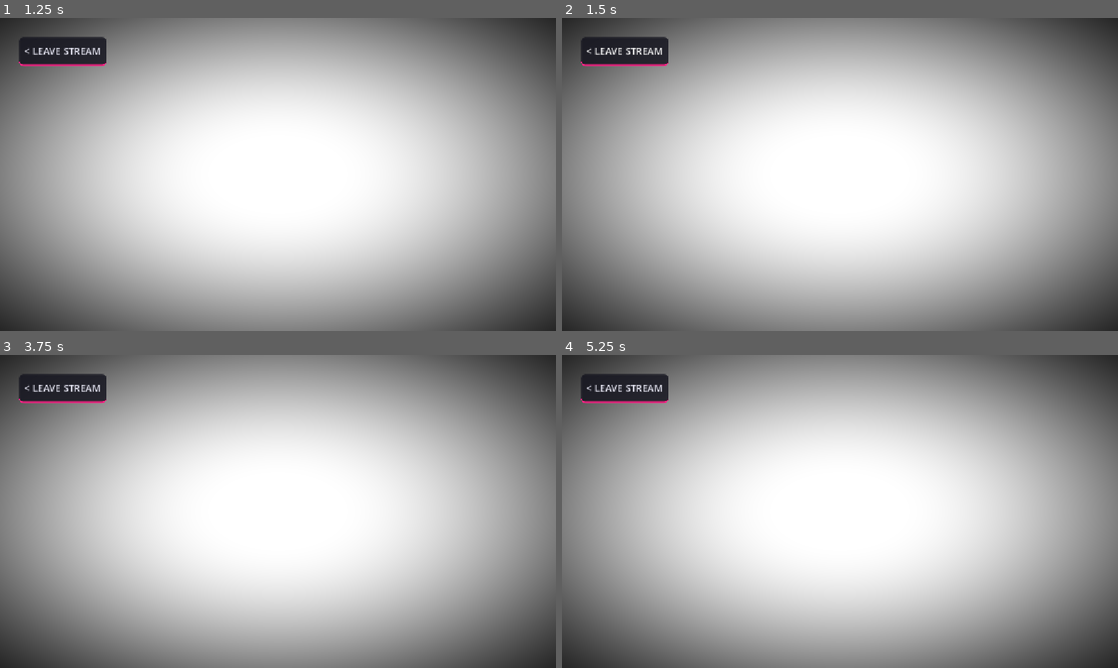
Above: before the commit, frames 1-4 (two rows, left to right).
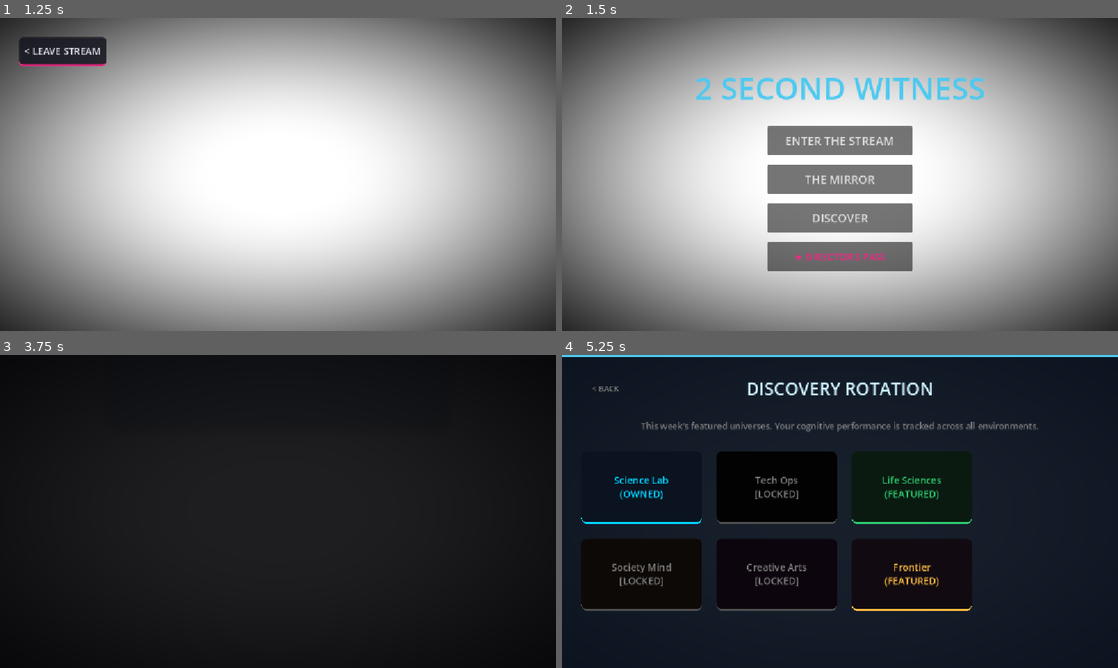
Above: after the commit, the same moments.

Repository: ITTYBITTYBITES/2-second-witness-mobile
Game: Godot game, scene res://MainShell.tscn
Two runs of this game, one before a commit and one after it. Both use one fixed random seed, a clock stepped at 60 frames per second and the inputs below.
Inputs (mouse positions are in pixels of both pictures, inside the frame that each line leads up to):
- Up to frame 1 (1.25 s): click "ENTER THE STREAM" at 0.5 s
- Up to frame 2 (1.5 s): click "< LEAVE STREAM" at 1.25 s
- Up to frame 3 (3.75 s): click (278, 477) at 2 s, where only the run after the commit has a clickable "ENTER THE STREAM"; click "< LEAVE STREAM" at 2.75 s; click (278, 517) at 3.5 s, where only the run after the commit has a clickable "THE MIRROR"
- Up to frame 4 (5.25 s): click (623, 389) at 4.25 s, where only the run before the commit has a clickable "< LEAVE STREAM"; click (840, 555) at 5 s, where only the run after the commit has a clickable "DISCOVER"

Frame 1 is identical in both runs. In frame 2, 13% of the frame differs, in the area x 3-76%, y 6-81%; in frame 3, 99%, in the area x 0-100%, y 0-100%; in frame 4, 99%.
Error before the commit: Invalid type in function 'pop_all_modals' in base 'Node (ModalWindowManager.gd)'. The Object-derived class of argument 1 (previously freed) is not a subclass o…

Commit message:
fix: resolve fatal runtime exception in NavigationRouter by wrapping active_landing_screen in is_instance_valid before passing to ModalWindowManager, preventing strict type casting failures on previously freed objects

Diff:
--- a/app/scripts/NavigationRouter.gd
+++ b/app/scripts/NavigationRouter.gd
@@ -15,7 +15,7 @@
 		return
 
 func show_landing_screen():
-	if ModalWindowManager: ModalWindowManager.pop_all_modals(active_landing_screen)
+	if ModalWindowManager: ModalWindowManager.pop_all_modals(active_landing_screen if is_instance_valid(active_landing_screen) else null)
 	if active_secondary_screen and is_instance_valid(active_secondary_screen):
 		active_secondary_screen.queue_free()
 		active_secondary_screen = null
--- a/app/scripts/ui/ModalWindowManager.gd
+++ b/app/scripts/ui/ModalWindowManager.gd
@@ -69,8 +69,10 @@
 func pop_all_modals(except_screen: CanvasLayer = null):
 	var modals_to_pop = _modal_stack.duplicate()
 	for modal in modals_to_pop:
-		if modal != except_screen:
+		if is_instance_valid(modal) and modal != except_screen:
 			pop_modal(modal)
+		elif not is_instance_valid(modal):
+			_modal_stack.erase(modal)
 
 func _arbitrate_input_zoning(has_active_modal: bool):
 	if not is_instance_valid(_input_blocker): return
